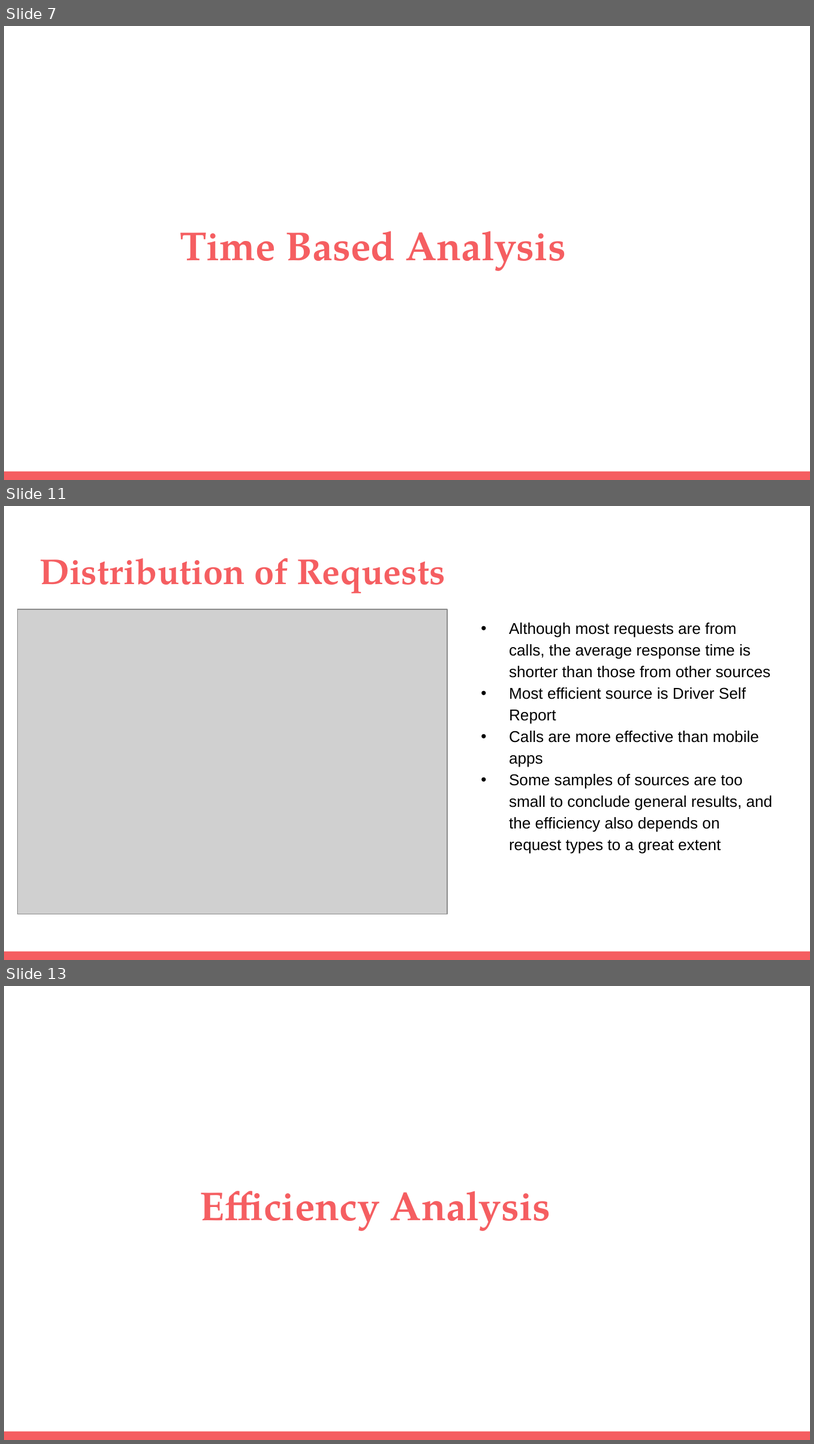
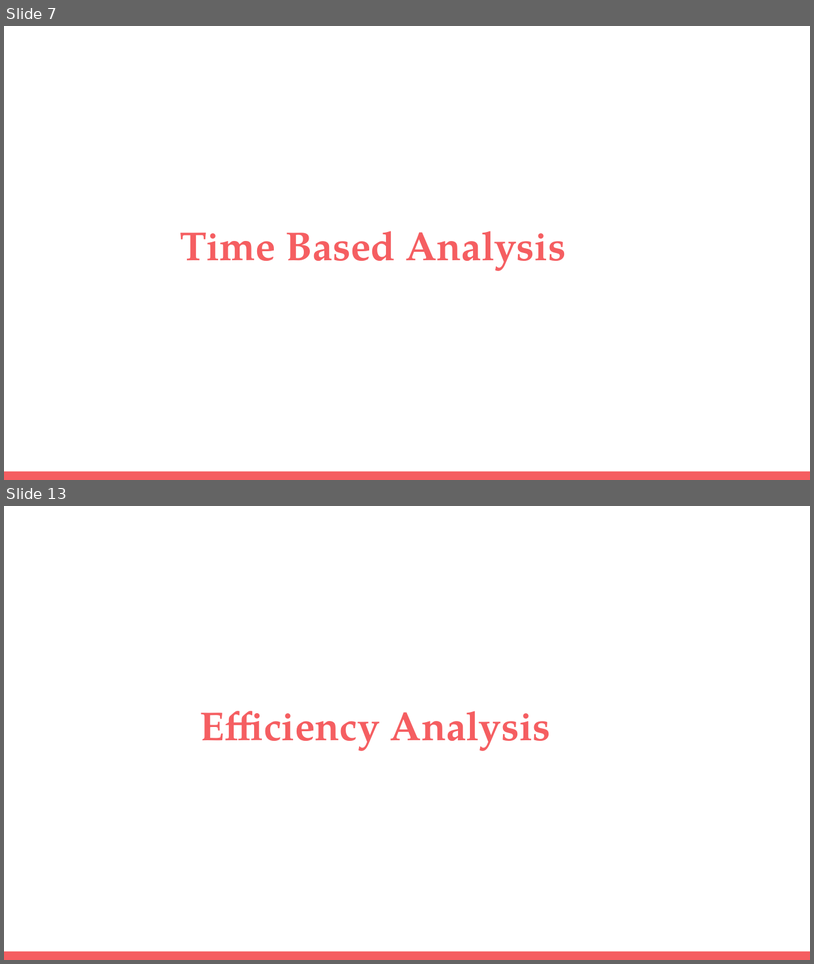
Before and after one commit to yudong-94/City-of-LA-311-Call-Center-Data-Analysis, a slide deck: DSO 545 Final Project Presentation_group 6.pptx. Shown one above the other, each under a label of ours: slides 7, 11 and 13 before the commit, slides 7 and 13 after it; the slides between them are not shown. The pictures are 814x1444 and 814x964 pixels, drawn with LibreOffice and Linux fonts; fonts in the diff are those of the drawing; grey boxes stand for pictures. Boxes give left, top, right and bottom in pixels: in the first picture for what was removed or moved away, otherwise in the second. Text is boxed around its words. In the diff, an @@ line names an element or a change of style, - is before the commit and + after.

```diff
--- a/DSO 545 Final Project Presentation_group 6.pptx
+++ b/DSO 545 Final Project Presentation_group 6.pptx
@@ slide 11 removed at (4, 506, 810, 960), background #FFFFFF; not listed: 1 template element that a slide beside it also shows @@
@@ title removed at (39, 558, 445, 594) @@
-Distribution of Requests
@@ picture removed at (18, 609, 447, 914) @@
@@ text removed at (509, 622, 773, 853) @@
-• Although most requests are from calls, the average response time is shorter than those from other sources
-• Most efficient source is Driver Self Report
-• Calls are more effective than mobile apps
-• Some samples of sources are too small to conclude general results, and the efficiency also depends on request types to a great extent
```
Also in this commit, not shown: 6 slides changed, 1 slide added.
